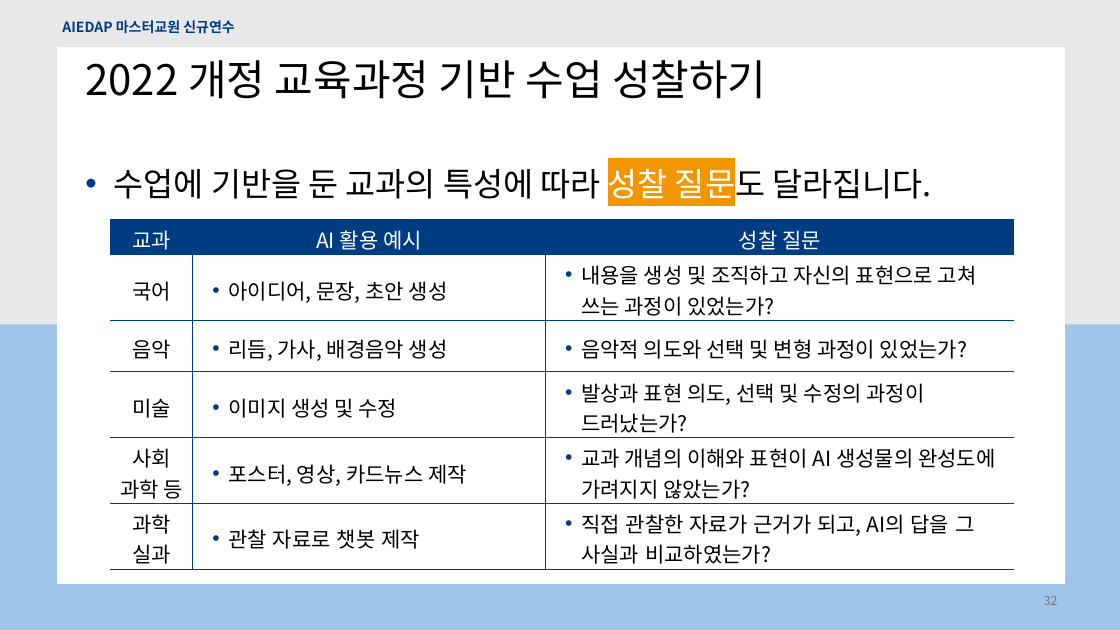
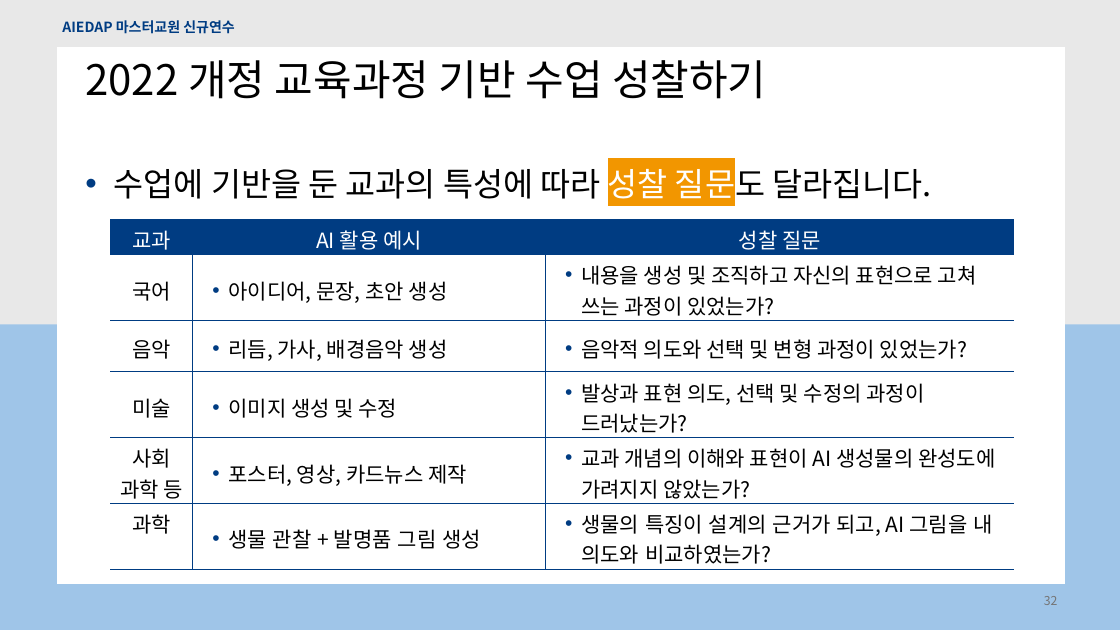
Before and after one commit to hongdonedu/fungigame2026, a slide deck: slide 32 of aiedap/files/m4_choi_1108.pptx. Drawn at 1120x630 pixels with LibreOffice and Linux fonts; fonts in the diff are those of the drawing; background and template pictures are left out. Boxes give left, top, right and bottom in pixels: in the first picture for what was removed or moved away, otherwise in the second. Text is boxed around its words. In the diff, an @@ line names an element or a change of style, - is before the commit and + after.

```diff
--- a/aiedap/files/m4_choi_1108.pptx
+++ b/aiedap/files/m4_choi_1108.pptx
@@ table at <box>110,178,1014,568</box> @@
-row 7: 과학 실과 | 관찰 자료로 챗봇 제작 | 직접 관찰한 자료가 근거가 되고, AI의 답을 그 사실과 비교하였는가?
+row 7: 과학 | 생물 관찰 + 발명품 그림 생성 | 생물의 특징이 설계의 근거가 되고, AI 그림을 내 의도와 비교하였는가?
```
Also in this commit, not shown: 10 other slides changed.
